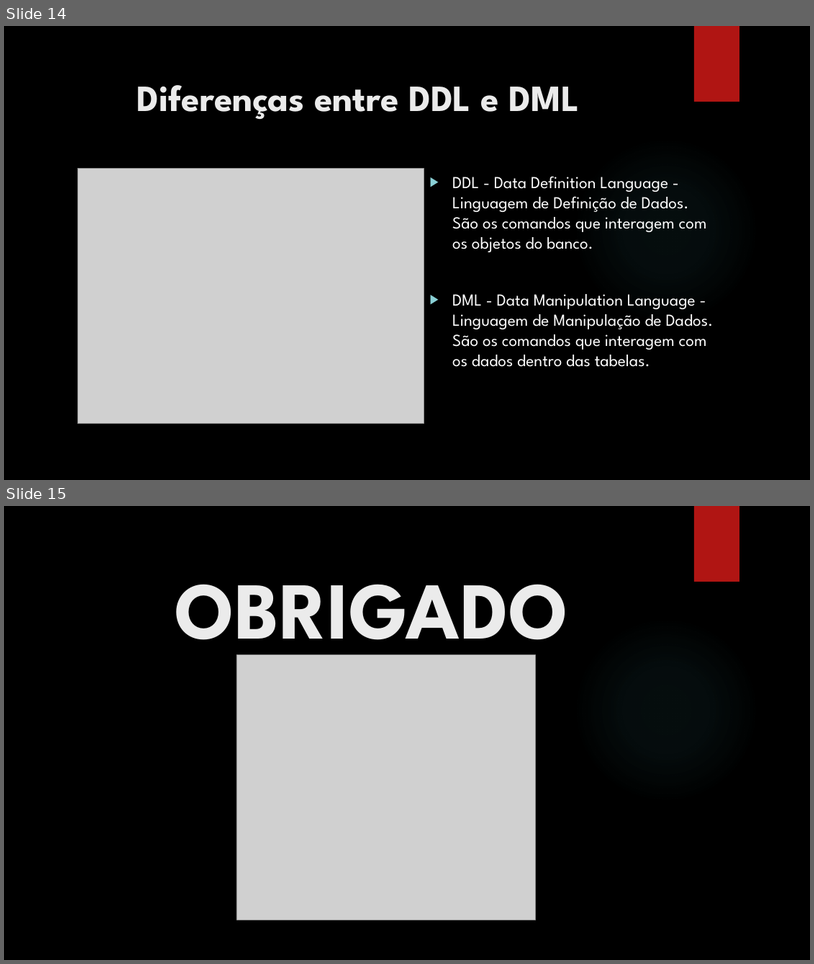
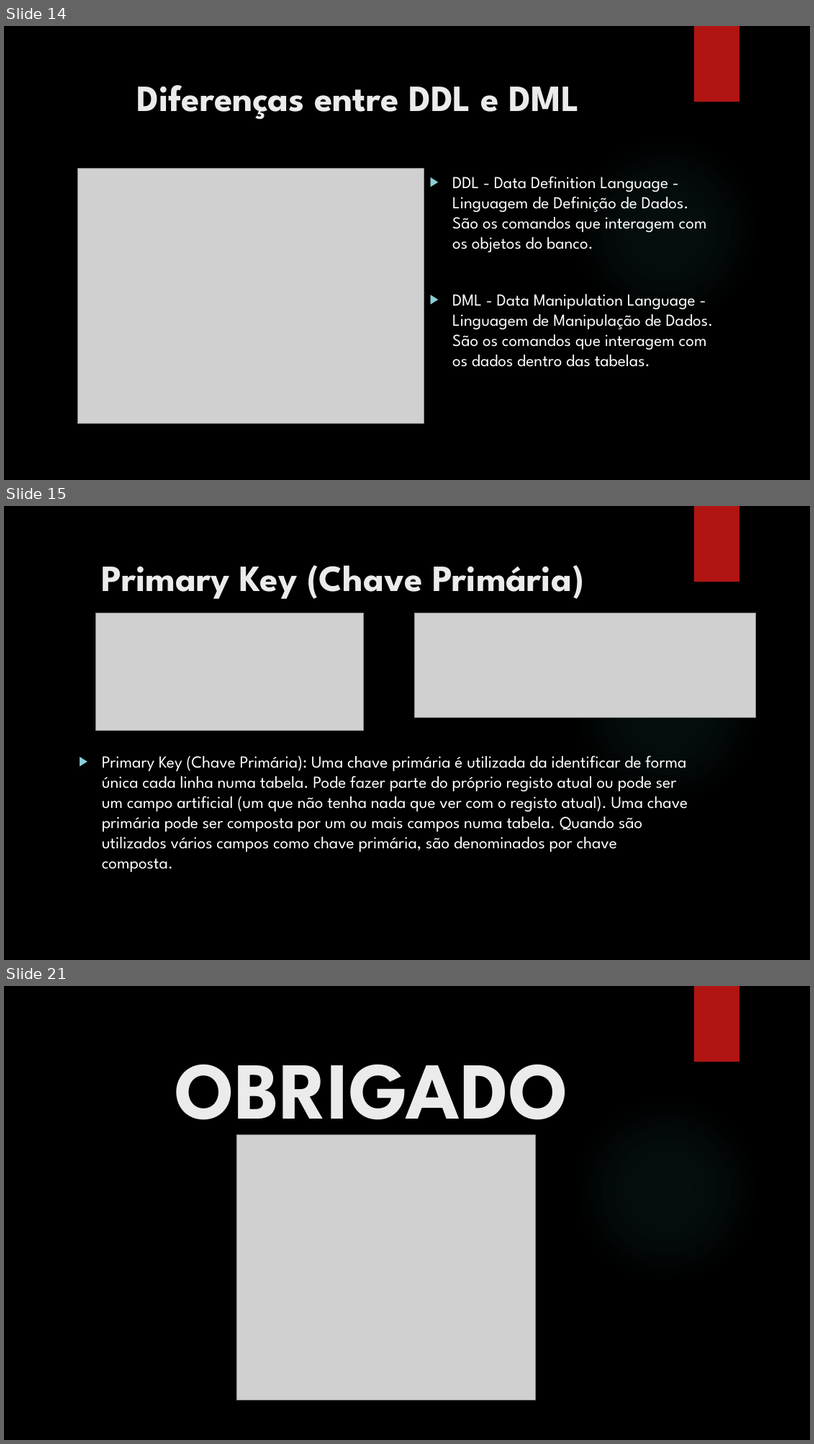
Before and after one commit to francielisabreu/BecaJava.-Aulajava02, a slide deck: SQL_aula1.pptx. Shown one above the other, each under a label of ours: slides 14 and 15 before the commit, slides 14, 15 and 21 after it; the slides between them are not shown. The pictures are 814x964 and 814x1444 pixels, drawn with LibreOffice and Linux fonts; fonts in the diff are those of the drawing; grey boxes stand for pictures; background and template pictures are left out. Boxes give left, top, right and bottom in pixels: in the first picture for what was removed or moved away, otherwise in the second. Text is boxed around its words. In the diff, an @@ line names an element or a change of style, - is before the commit and + after.

Commit message:
apresentação sobre relação de tabela atualizada - exer banco de dados

```diff
--- a/SQL_aula1.pptx
+++ b/SQL_aula1.pptx
@@ slide 15 added at [4,506,810,960], background picture (left out); not listed: 2 template elements that a slide beside it also shows @@
@@ title added at [102,565,584,599], 44 pt, text #EBEBEB, bold @@
+Primary Key (Chave Primária)
@@ picture added at [96,613,364,731] @@
@@ picture added at [415,613,756,717] @@
@@ arrow added from (370, 646) to (415, 660), #000000 6 pt @@
@@ text added at [102,755,688,872], 20 pt, text #FFFFFF @@
+▶ Primary Key (Chave Primária): Uma chave primária é utilizada da identificar de forma única cada linha numa tabela. Pode fazer parte do próprio registo atual ou pode ser um campo artificial (um que não tenha nada que ver com o registo atual). Uma chave primária pode ser composta por um ou mais campos numa tabela. Quando são utilizados vários campos como chave primária, são denominados por chave composta.
@@ what was slide 15 is now slide 21 @@
```
Also in this commit, not shown: 5 other slides added.
